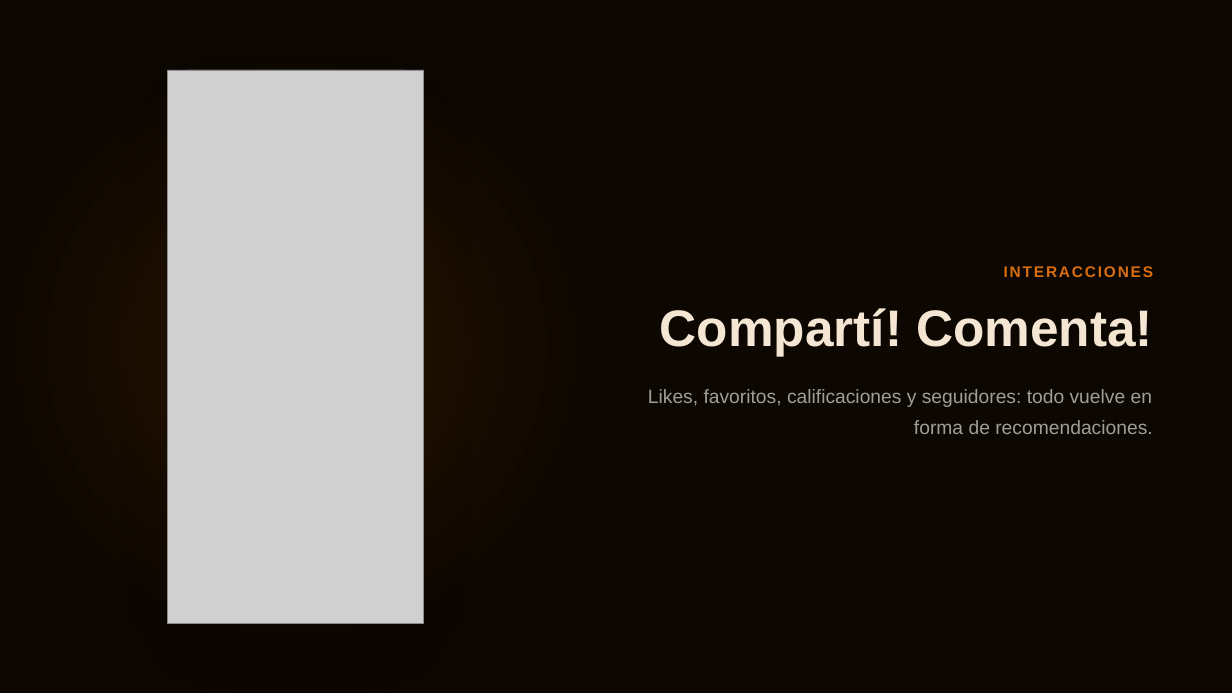
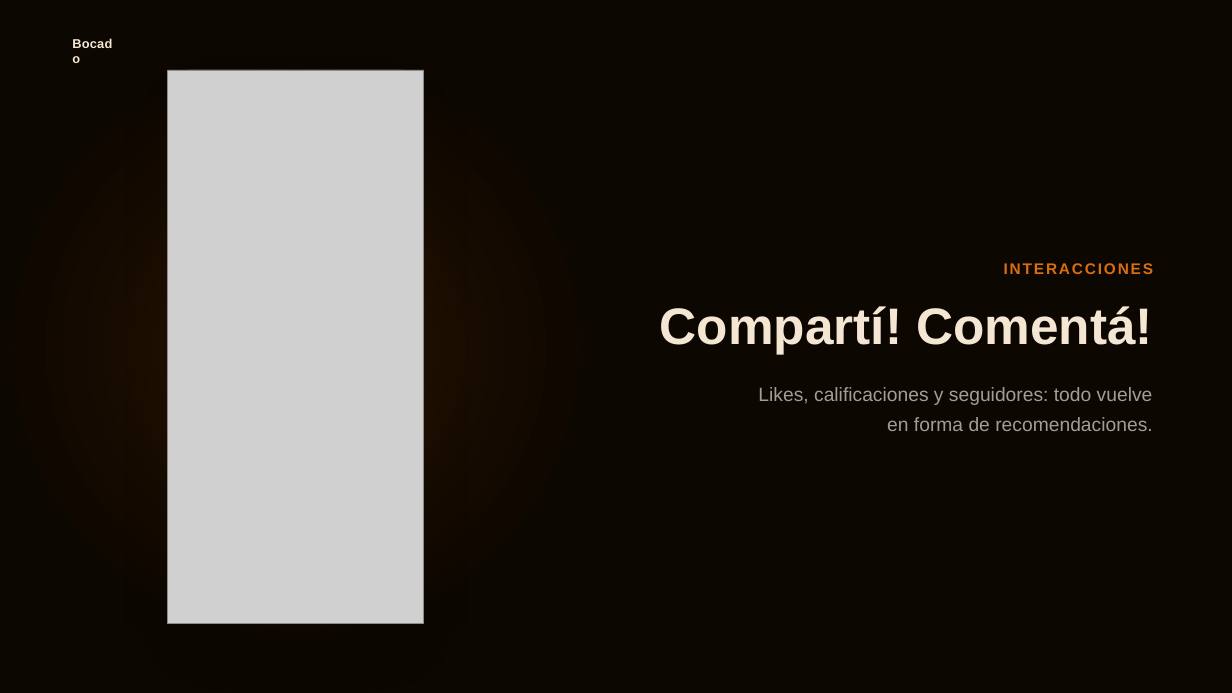
Before and after one commit to aguss101/Bocado, a slide deck: slide 13 of Presentacion.pptx (slide 11 before the commit). Drawn at 1232x693 pixels with LibreOffice and Linux fonts; fonts in the diff are those of the drawing; grey boxes stand for pictures; background and template pictures are left out. Boxes give left, top, right and bottom in pixels: in the first picture for what was removed or moved away, otherwise in the second. Text is boxed around its words. In the diff, an @@ line names an element or a change of style, - is before the commit and + after.

```diff
--- a/Presentacion.pptx
+++ b/Presentacion.pptx
@@ text added at [71,34,121,51], 15 pt, text #F5E6D3, bold @@
+Bocado
@@ text at [660,306,1153,354]: text changed @@
-Compartí! Comenta!
+Compartí! Comentá!
@@ text at [758,387,1153,431]: text changed @@
-Likes, favoritos, calificaciones y seguidores: todo vuelve en forma de recomendaciones.
+Likes, calificaciones y seguidores: todo vuelve en forma de recomendaciones.
```
Also in this commit, not shown: 13 other slides changed, 3 slides added, 1 slide removed.
